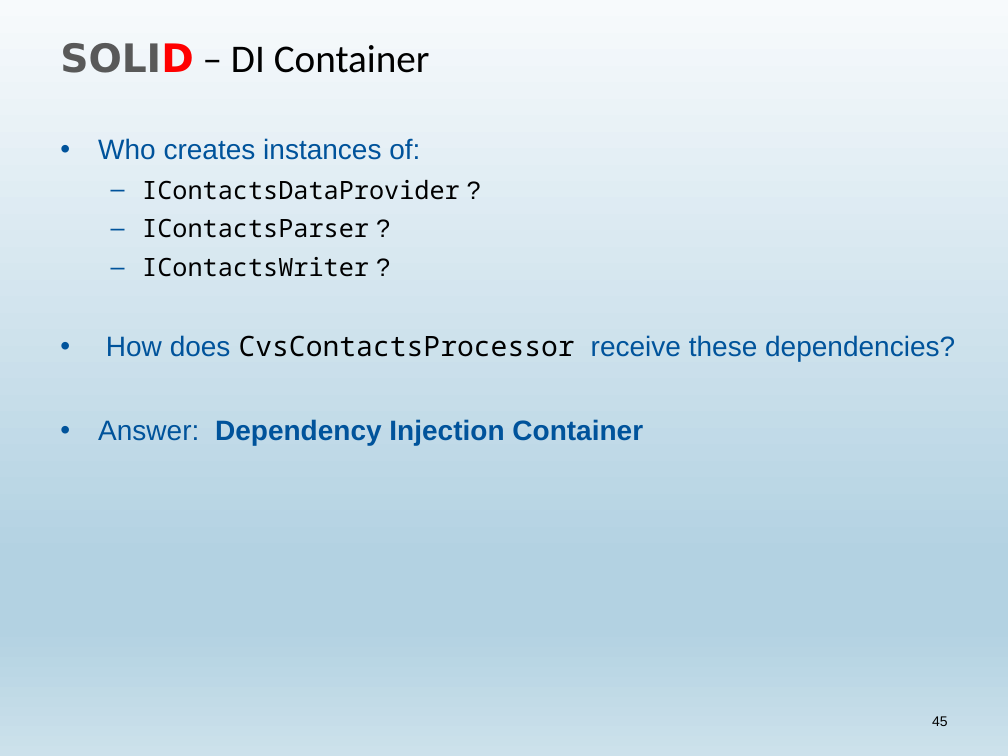
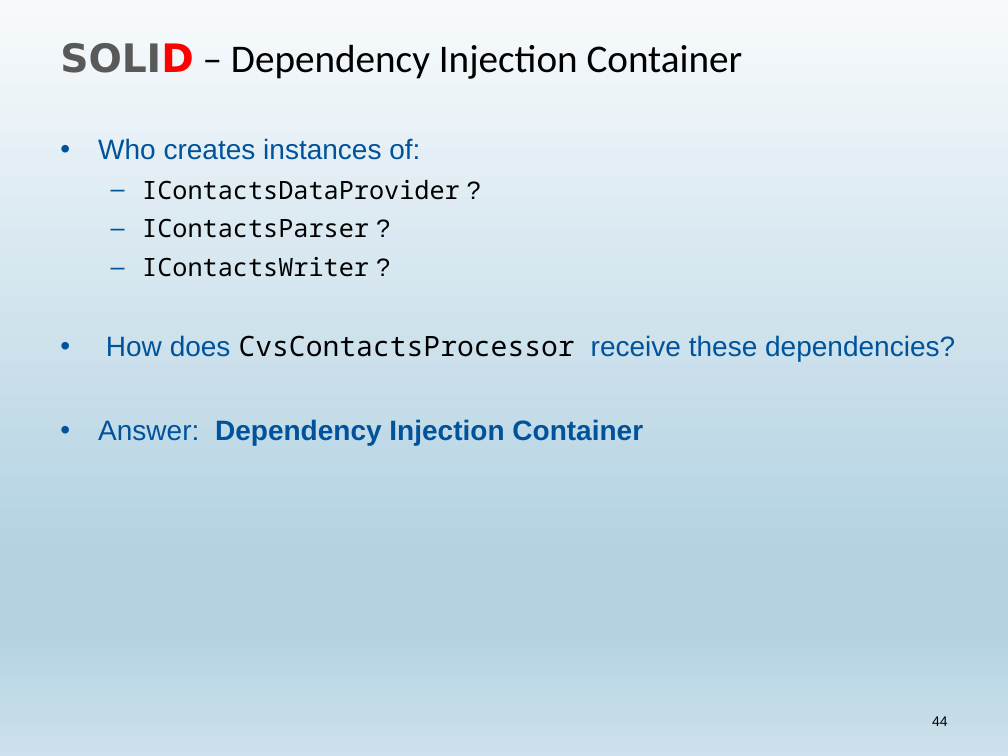
Before and after one commit to dgebert/presentations, a slide deck: slide 44 of SOLID.pptx (slide 45 before the commit). Drawn at 1008x756 pixels with LibreOffice and Linux fonts; fonts in the diff are those of the drawing. Boxes give left, top, right and bottom in pixels: in the first picture for what was removed or moved away, otherwise in the second. Text is boxed around its words. In the diff, an @@ line names an element or a change of style, - is before the commit and + after.

```diff
--- a/SOLID.pptx
+++ b/SOLID.pptx
@@ title at [60,43,743,79]: text changed @@
-SOLID – DI Container
+SOLID – Dependency Injection Container
@@ page number at [932,716,948,726]: text changed @@
-45
+44
```
Also in this commit, not shown: 13 other slides changed, 1 slide added, 3 slides removed.
